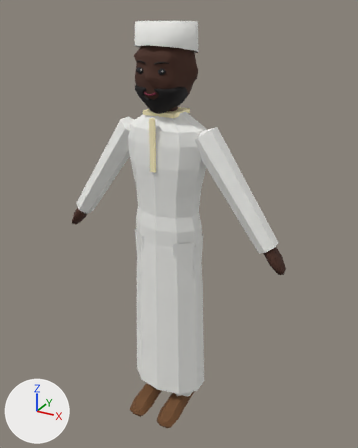
A saved change to the glTF model apps/client/public/assets/shared/chr/chr_musa.glb.
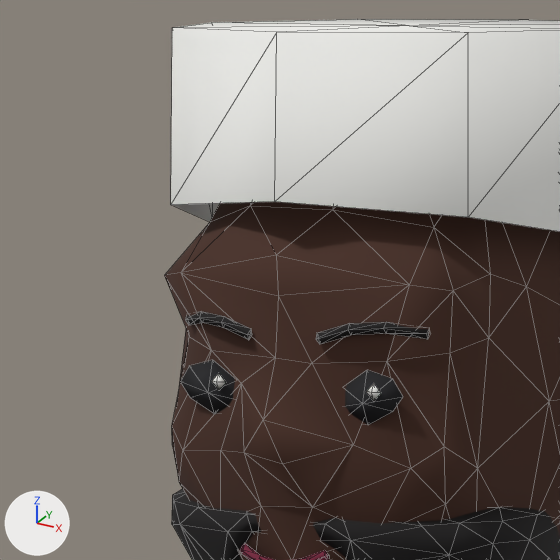
There are two pictures of each version: one whole from a 50 mm lens placed at (0.988, -1.661, 0.941), pointed at (0.04, 0.062, 0.08), one close up on the part from 31% to 52% of the width and 4% to 21% of the height. Lighting does not change. The marker at lower left points along +X, +Y and +Z. The older version's two pictures come first. The close-ups show mesh edges as thin lines. Vertices at exactly the same position are counted once.

The older version as bpy lines, for what is in view:
```python
me_body = bpy.data.meshes.new('body')
me_body.from_pydata(...)  # 792 vertices, 1422 faces; spans x -0.53..0.53, y -0.16..0.17, z -0.87..0.89
me_body.materials.append(mat_body)
ob_body = bpy.data.objects.new('body', me_body)
ob_body.location = (0.0, 0.0, 0.0)
```
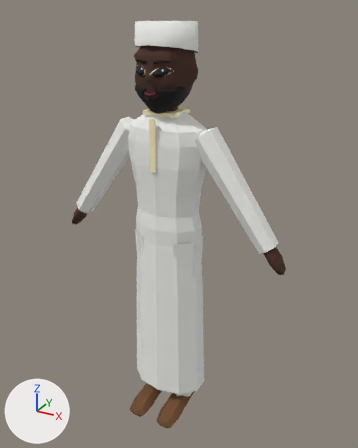
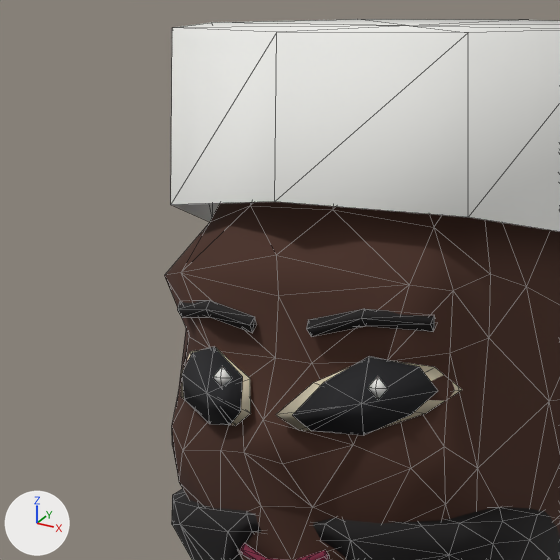
Pixel boxes [x1, y1, x2, y2] of what changed, in the close-ups (560 x 560 px; the box of a moved part takes in the faces that stretch with it):
part 1 of me_body, added
    after: [182, 347, 243, 425]
part 2 of me_body, added
    after: [292, 356, 438, 436]
part 3 of me_body, moved or reshaped
    before: [180, 311, 429, 560]
    after: [177, 300, 462, 560]

The edits, one by one:
me_body is used by ob_body; location (0.0, 0.0, 0.0).
me_body had 792 vertices, 1422 faces and spanned x -0.53..0.53, y -0.16..0.17, z -0.87..0.89.
me_body now has 800 vertices, 1430 faces and spans x -0.53..0.53, y -0.16..0.17, z -0.87..0.89.
me_body part 1: the loose piece of 10 vertices spanning x -0.06..-0.02, y -0.08..-0.07, z 0.71..0.74 is copied, and the copy is multiplied about its middle by the matrix ((1.461, 0.736, 0.112), (-0.74, 1.406, 0.406), (0.086, -0.412, 1.585)); it spans x -0.07..-0.01, y -0.1..-0.06, z 0.71..0.75.
me_body part 2: the loose piece of 10 vertices spanning x 0.02..0.06, y -0.08..-0.07, z 0.71..0.74 is copied, and the copy is multiplied about its middle by the matrix ((1.464, -0.73, -0.109), (0.734, 1.411, 0.399), (-0.084, -0.405, 1.587)); it spans x 0.01..0.07, y -0.1..-0.06, z 0.71..0.75.
Part 3, on me_body:
41 vertices are removed from x -0.07..0.07, y -0.09..-0.06, z 0.64..0.76.
138 faces are deleted.
8 vertices move within x -0.07..0.07, y -0.08..-0.06, z 0.73..0.76.
29 vertices are added at x -0.08..0.08, y -0.1..-0.05, z 0.64..0.77.
114 new faces join them.
